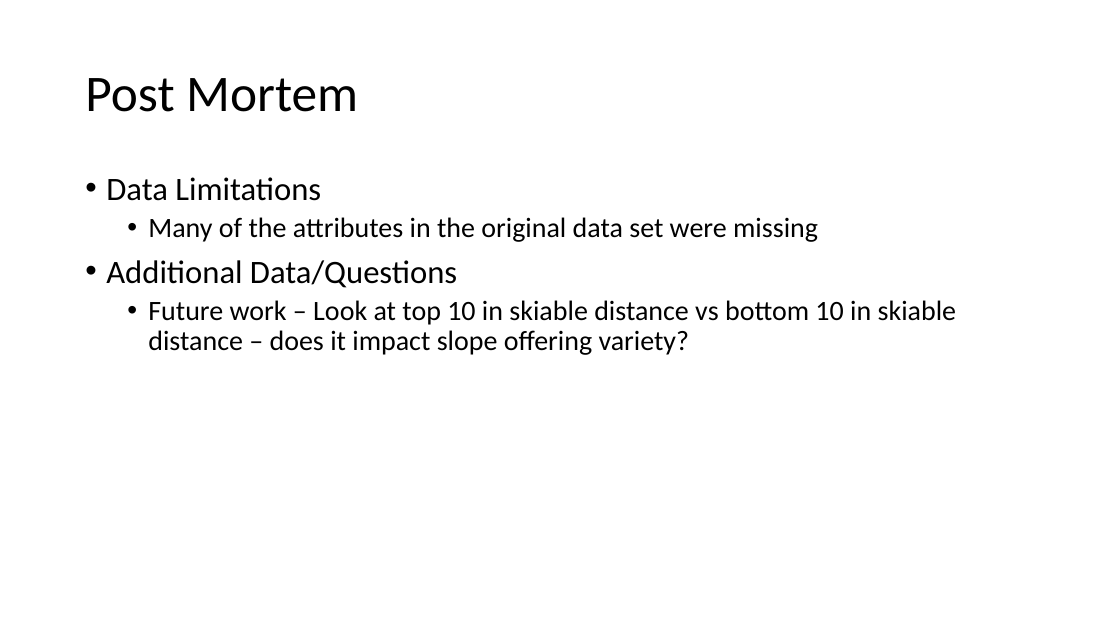
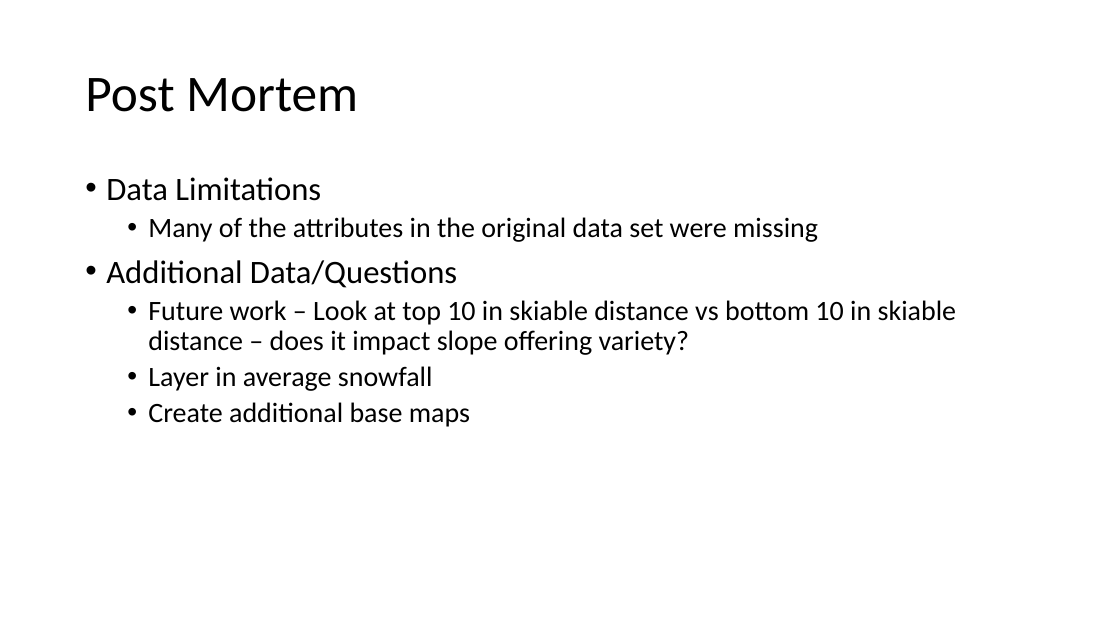
Before and after one commit to elu267/Group_Project_Unit18, a slide deck: slide 11 of PPT/Group_Presentation.pptx (slide 9 before the commit). Drawn at 1120x630 pixels with LibreOffice and Linux fonts; fonts in the diff are those of the drawing. Boxes give left, top, right and bottom in pixels: in the first picture for what was removed or moved away, otherwise in the second. Text is boxed around its words. In the diff, an @@ line names an element or a change of style, - is before the commit and + after.

```diff
--- a/PPT/Group_Presentation.pptx
+++ b/PPT/Group_Presentation.pptx
@@ text at (x1=148, y1=366, x2=470, y2=427): paragraphs added @@
+  • Layer in average snowfall
+  • Create additional base maps
```
Also in this commit, not shown: 3 other slides changed, 2 slides added, 1 slide removed.
